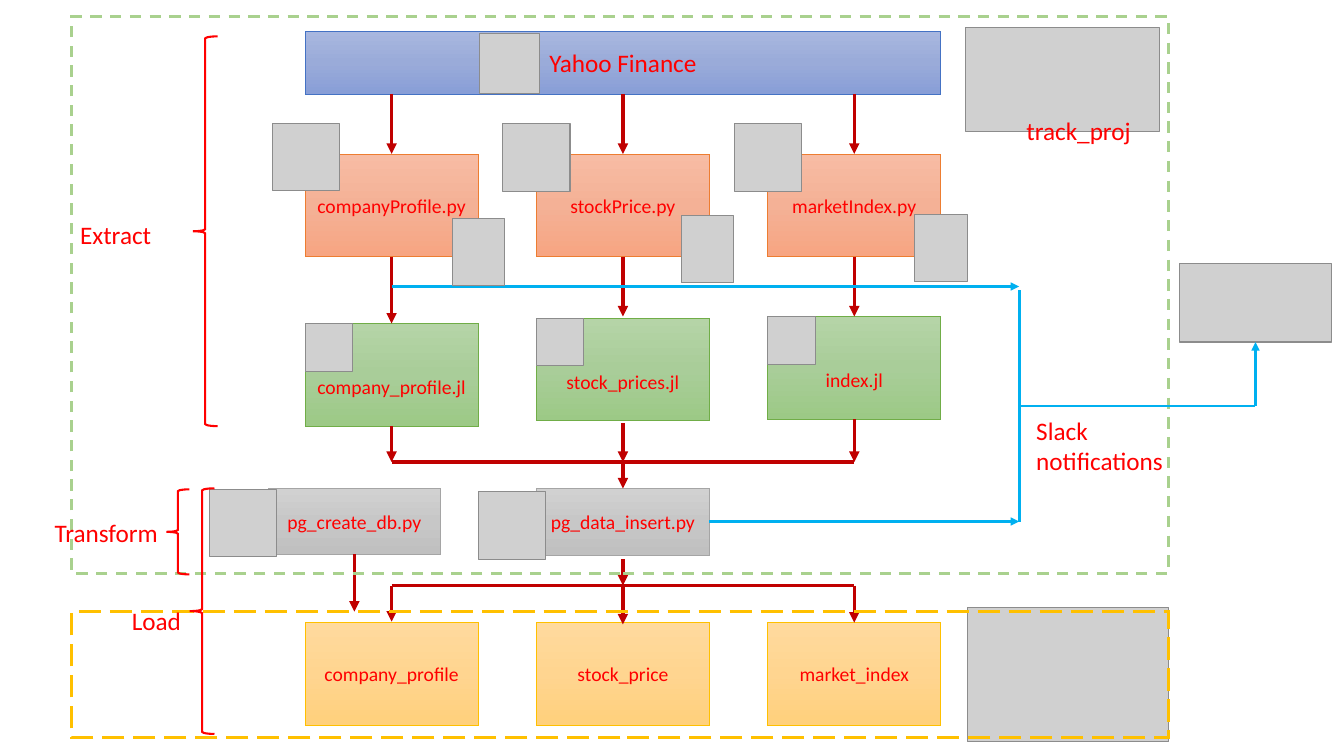
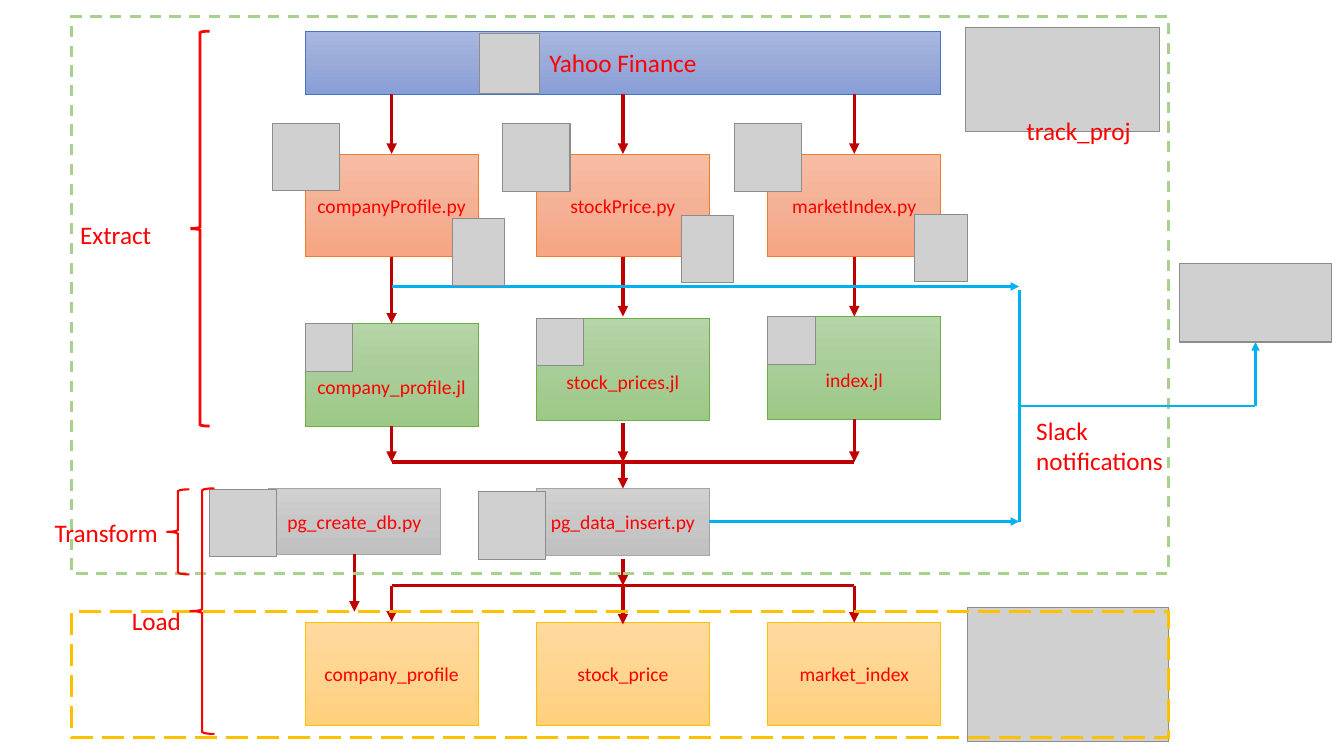
Before and after one commit to NikhilSawal/investment_portfolio, a slide deck: slide 4 of misc_files/project_slides.pptx. Drawn at 1344x756 pixels with LibreOffice and Linux fonts; fonts in the diff are those of the drawing; grey boxes stand for pictures. Boxes give left, top, right and bottom in pixels: in the first picture for what was removed or moved away, otherwise in the second. Text is boxed around its words. In the diff, an @@ line names an element or a change of style, - is before the commit and + after.

```diff
--- a/misc_files/project_slides.pptx
+++ b/misc_files/project_slides.pptx
@@ left brace resized from (x1=193, y1=36, x2=218, y2=426) to (x1=191, y1=31, x2=210, y2=426) @@
@@ left brace at (x1=191, y1=31, x2=210, y2=426): fill #FFFFFF to none; outline #FF0000 1.5 pt to #FF0000 2 pt @@
```
Also in this commit, not shown: 1 other file.
